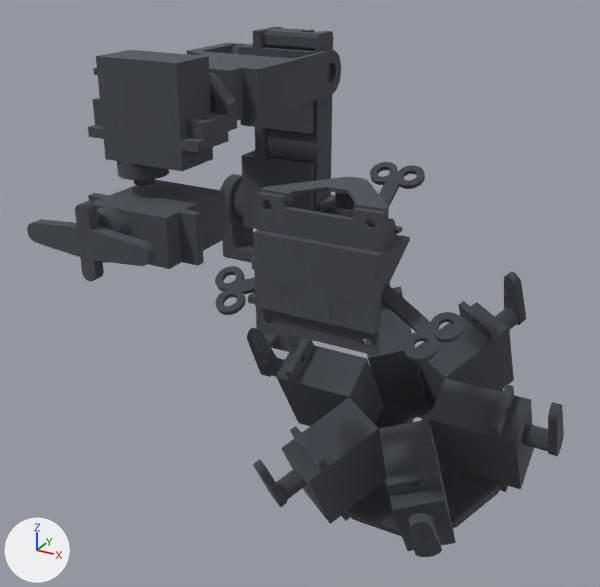
An edit to the glTF model StewartPlatform/Assets/cadmodel/main.glb, drawn before and after from the same camera.
Before and after are seen from a 50 mm lens placed at (0.0648, -0.1788, 0.1235), pointed at (-0.0306, -0.0054, 0.0368). The lights are fixed; the arrows at lower left show +X, +Y and +Z. The first picture is the older version. Where no turn or scale is listed for an object, it has been applied to the vertices.

The scene before the commit, as lines of its bpy script (objects in view):
```python
ob_cherry_mx_v28 = bpy.data.objects.new('cherry mx v28', None)
ob_cherry_mx_v28.parent = ob_headunit
ob_cherry_mx_v28.location = (0.00011, -0.00238, 0.0815)
ob_cherry_mx_v28.rotation_euler = (1.047, 0.0, 0.0)  # degrees (60, 0, 0)
ob_headbase = bpy.data.objects.new('HeadBase', me_headbase)
ob_headbase.parent = ob_headunit
ob_headbase.location = (0.0, -0.00308, 0.0741)
ob_headunit = bpy.data.objects.new('HeadUnit', None)
ob_headunit.parent = ob_main
ob_headunit.location = (0.0, 0.0, 0.0)
ob_headunit.rotation_euler = (0.524, 0.0, 0.0)  # degrees (30, 0, 0)
ob_headupper = bpy.data.objects.new('HeadUpper', me_headupper)
ob_headupper.parent = ob_headunit
ob_headupper.location = (0.00011, 0.00148, 0.0861)
ob_headupper.rotation_euler = (-0.524, 0.0, 0.0)  # degrees (-30, 0, 0)
ob_lcd = bpy.data.objects.new('Lcd', me_lcd)
ob_lcd.parent = ob_headunit
ob_lcd.location = (0.00011, -0.0135, 0.0841)
ob_lcd.rotation_euler = (0.524, -3.142, 0.0)  # degrees (30, -180, 0)
ob_sg90___sg001 = bpy.data.objects.new('SG90 — SG001', me_sg90_001)
ob_sg90___sg001.location = (-0.0764, 0.0396, 0.0428)
# also in view: 'UpperArm' at (-0.0555, 0.0396, 0.0642); 'servo002.001' at (-0.0105, -0.0219, 0.0004); 'servo006.001' at (0.0239, -0.006, 0.0103); 'ServoHorn_Master_Cross' at (-0.0664, -0.0411, 0.0565); 'SG90 — SG005' at (-0.0614, -0.0256, 0.0565)
```
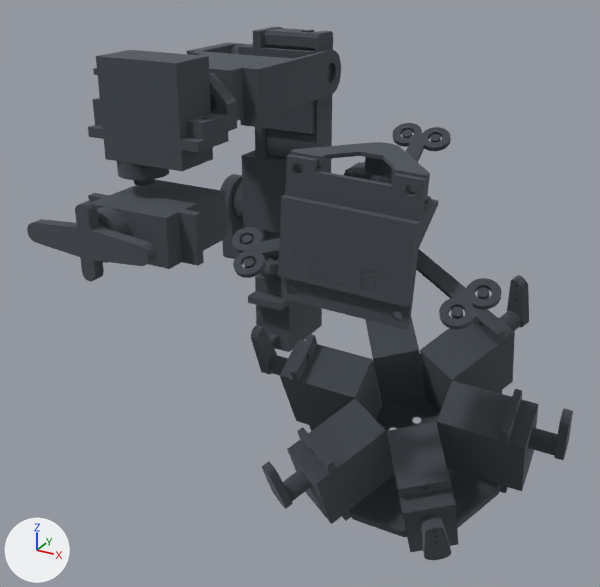
ob_headunit is not drawn itself; it is the parent of ob_servobase, ob_servo001, ob_servo002, ob_servo003, ob_servo004, ob_servo005, ob_servo006, ob_headbase.
ob_cherry_mx_v28 is not drawn itself; it is the parent of ob_component007, ob_component2.

Changed parts and their boxes [x1, y1, x2, y2] in the pictures (600 x 587 px):
'Lcd', turned, moved: before [254, 192, 385, 356]; after [278, 154, 427, 330]
'HeadBase', turned, moved: before [215, 162, 464, 362]; after [232, 123, 501, 329]
'servo006.001', turned: before [429, 378, 548, 492]; after [437, 381, 558, 493]
'servo002.001', turned: before [276, 398, 387, 524]; after [283, 399, 395, 524]
'servo001.001', turned: before [379, 419, 456, 551]; after [387, 422, 458, 552]
'servo005.001', turned: before [414, 301, 519, 405]; after [420, 308, 522, 412]
'servo003.001', turned: before [267, 338, 383, 426]; after [268, 334, 382, 431]
'ServoBase', turned: before [348, 367, 499, 536]; after [349, 356, 500, 537]
'HeadUpper', turned, moved: before [260, 177, 389, 234]; after [290, 142, 430, 202]
'servo004.001', turned: before [365, 286, 426, 406]; after [365, 312, 425, 406]
'hone001', turned: before [409, 513, 442, 557]; after [423, 518, 451, 560]
'hone006', turned: before [548, 402, 564, 456]; after [554, 408, 573, 460]
'hone005', turned: before [504, 272, 526, 325]; after [507, 275, 529, 327]
'Component006', turned, moved: before [315, 196, 396, 237]; after [344, 161, 417, 192]
'hone003', turned: before [247, 328, 277, 377]; after [251, 326, 277, 374]
'hone002', turned: before [253, 459, 287, 507]; after [262, 461, 293, 509]
'Component1', turned, moved (mostly hidden): before [384, 226, 402, 247]; after [424, 196, 431, 204]
'upperhole001', added: after [451, 307, 463, 319]
'upperhole006', added: after [477, 287, 489, 299]
'Component2', turned, moved (mostly hidden): before [326, 200, 353, 210]; after [356, 166, 392, 178]
'upperhole002', added: after [244, 258, 255, 268]
'upperhole003', added: after [242, 235, 253, 245]
'upperhole005', added: after [430, 134, 441, 142]
'upperhole004', added: after [402, 130, 412, 138]
'SG90 — SG90', unchanged, uncovered by the edit: before [248, 292, 303, 352]; after [248, 254, 322, 352]

What changed in the scene script:
```text
Add me_upperhole_005:
    me_upperhole_005.from_pydata(...)  # 70 vertices, 136 faces; spans x -0.00103..0.00103, y -0.00112..0.00111, z -0.00093..0.00093
    me_upperhole_005.materials.append(mat_mat_0)  # grey #727980
Add me_upperhole_004:
    me_upperhole_004.from_pydata(...)  # 70 vertices, 136 faces; spans x -0.00103..0.00103, y -0.00112..0.00111, z -0.00093..0.00093
    me_upperhole_004.materials.append(mat_mat_0)  # grey #727980
Add me_upperhole_003:
    me_upperhole_003.from_pydata(...)  # 70 vertices, 136 faces; spans x -0.00103..0.00103, y -0.00111..0.00112, z -0.00093..0.00093
    me_upperhole_003.materials.append(mat_mat_0)  # grey #727980
Add me_upperhole_002:
    me_upperhole_002.from_pydata(...)  # 70 vertices, 136 faces; spans x -0.00103..0.00103, y -0.00112..0.00112, z -0.00093..0.00093
    me_upperhole_002.materials.append(mat_mat_0)  # grey #727980
Add me_upperhole_001:
    me_upperhole_001.from_pydata(...)  # 70 vertices, 136 faces; spans x -0.00103..0.00103, y -0.00112..0.00112, z -0.00093..0.00093
    me_upperhole_001.materials.append(mat_mat_0)  # grey #727980
Add me_upperhole:
    me_upperhole.from_pydata(...)  # 70 vertices, 136 faces; spans x -0.00103..0.00103, y -0.00111..0.00112, z -0.00093..0.00093
    me_upperhole.materials.append(mat_mat_0)  # grey #727980
Change ob_headunit:
    ob_headunit.rotation_euler: (0.524, 0.0, 0.0) -> (0.524, 0.0524, 0.0524)  # degrees (30, 0, 0) -> degrees (30, 3, 3)
Change ob_headbase:
    ob_headbase.parent: ob_headunit -> ob_head
    ob_headbase.location: (0.0, -0.00308, 0.0741) -> (0.0, 0.0, 0.0)
Change ob_cherry_mx_v28:
    ob_cherry_mx_v28.parent: ob_headunit -> ob_head
    ob_cherry_mx_v28.location: (0.00011, -0.00238, 0.0815) -> (0.0, 0.0, 0.00608)
Change ob_headupper:
    ob_headupper.parent: ob_headunit -> ob_head
    ob_headupper.location: (0.00011, 0.00148, 0.0861) -> (0.0, 0.00385, 0.0107)
Change ob_lcd:
    ob_lcd.parent: ob_headunit -> ob_head
    ob_lcd.location: (0.00011, -0.0135, 0.0841) -> (0.0, -0.0112, 0.00869)
Add ob_head:
    ob_head = bpy.data.objects.new('Head', None)
    ob_head.parent = ob_headunit
    ob_head.location = (0.0, 0.0, 0.083)
Add ob_upperhole006:
    ob_upperhole006 = bpy.data.objects.new('upperhole006', me_upperhole_005)
    ob_upperhole006.location = (0.0292, -0.0489, 0.0661)
Add ob_upperhole005:
    ob_upperhole005 = bpy.data.objects.new('upperhole005', me_upperhole_004)
    ob_upperhole005.location = (0.0085, -0.0197, 0.0845)
Add ob_upperhole004:
    ob_upperhole004 = bpy.data.objects.new('upperhole004', me_upperhole_003)
    ob_upperhole004.location = (0.0025, -0.02, 0.0849)
Add ob_upperhole003:
    ob_upperhole003 = bpy.data.objects.new('upperhole003', me_upperhole_002)
    ob_upperhole003.location = (-0.0169, -0.0513, 0.0685)
Add ob_upperhole002:
    ob_upperhole002 = bpy.data.objects.new('upperhole002', me_upperhole_001)
    ob_upperhole002.location = (-0.0138, -0.0556, 0.0657)
Add ob_upperhole001:
    ob_upperhole001 = bpy.data.objects.new('upperhole001', me_upperhole)
    ob_upperhole001.location = (0.0263, -0.0535, 0.0636)
```
